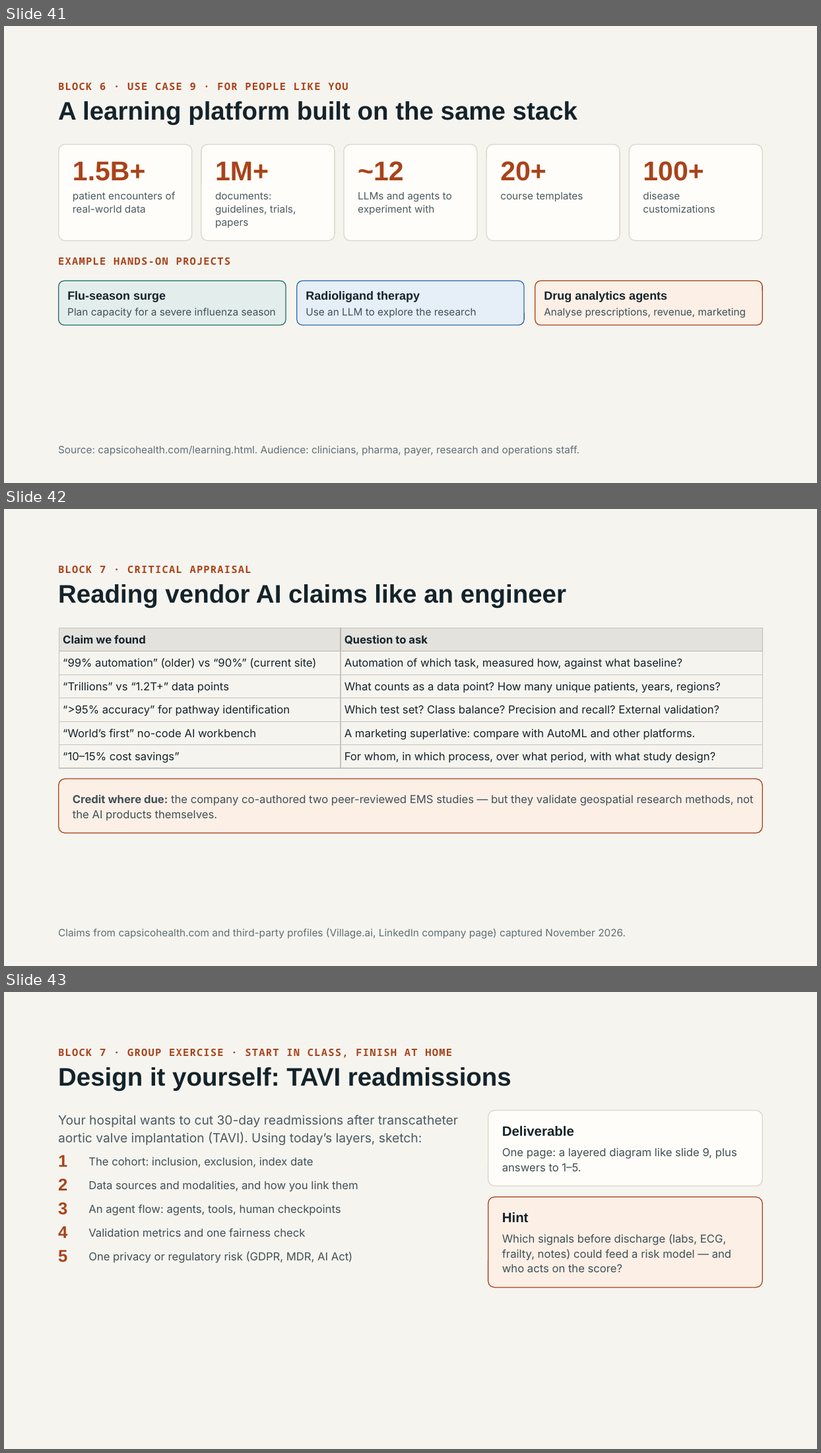
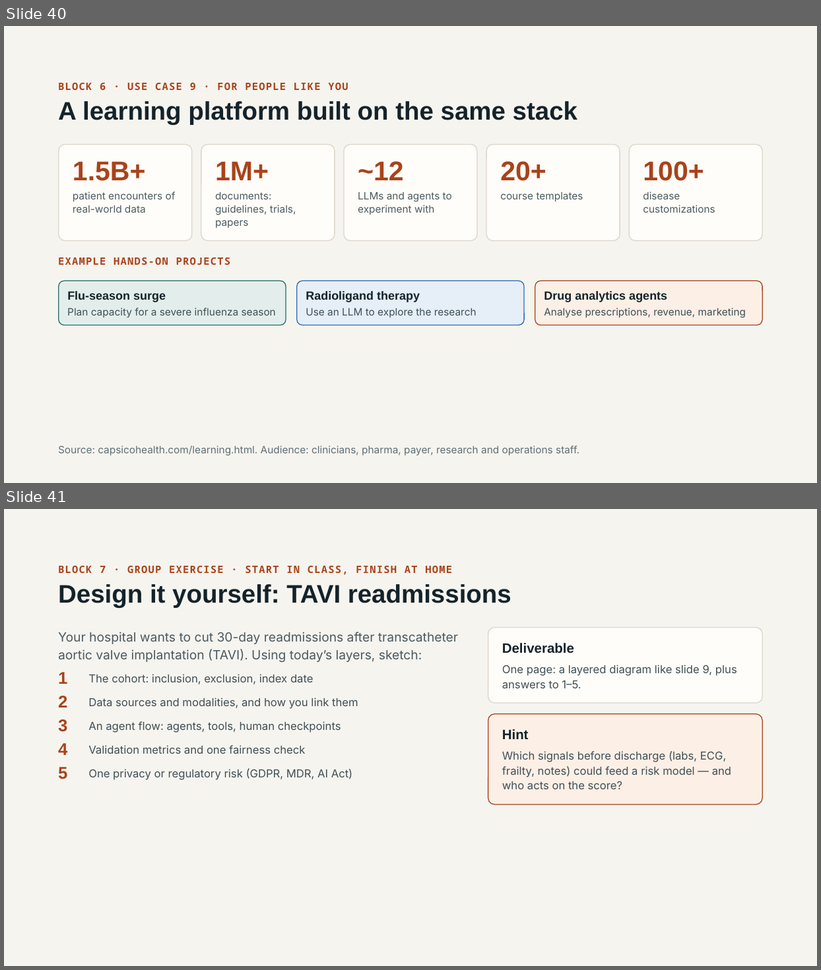
Before and after one commit to maelstromdat/MediTechBigData, a slide deck: CapsicoHealth Real-World Data & Agentic AI — A Meditech Lecture.pptx. Shown one above the other, each under a label of ours: slides 41, 42 and 43 before the commit, slides 40 and 41 after it. The pictures are 821x1453 and 821x970 pixels, drawn with LibreOffice and Linux fonts; fonts in the diff are those of the drawing. Boxes give left, top, right and bottom in pixels: in the first picture for what was removed or moved away, otherwise in the second. Text is boxed around its words. In the diff, an @@ line names an element or a change of style, - is before the commit and + after.

```diff
--- a/CapsicoHealth Real-World Data & Agentic AI — A Meditech Lecture.pptx
+++ b/CapsicoHealth Real-World Data & Agentic AI — A Meditech Lecture.pptx
@@ slide 42 removed at <box>4,509,817,966</box>, background #F6F4EF @@
@@ text removed at <box>58,566,252,573</box> @@
-BLOCK 7 · CRITICAL APPRAISAL
@@ title removed at <box>58,584,566,608</box> @@
-Reading vendor AI claims like an engineer
@@ table removed at <box>59,628,763,768</box>, 6 rows, 2 columns @@
-Claim we found | Question to ask
-“99% automation” (older) vs “90%” (current site) | Automation of which task, measured how, against what baseline?
-“Trillions” vs “1.2T+” data points | What counts as a data point? How many unique patients, years, regions?
-“>95% accuracy” for pathway identification | Which test set? Class balance? Precision and recall? External validation?
-“World’s first” no-code AI workbench | A marketing superlative: compare with AutoML and other platforms.
-“10–15% cost savings” | For whom, in which process, over what period, with what study design?
@@ rounded rectangle removed at <box>59,779,763,834</box> @@
-Credit where due: the company co-authored two peer-reviewed EMS studies — but they validate geospatial research methods, not the AI products themselves.
@@ text removed at <box>58,928,626,939</box> @@
-Claims from capsicohealth.com and third-party profiles (Village.ai, LinkedIn company page) captured November 2026.
@@ what was slide 41 is now slide 40 @@
@@ what was slide 43 is now slide 41 @@
```
Also in this commit, not shown: 1 other slide removed.
